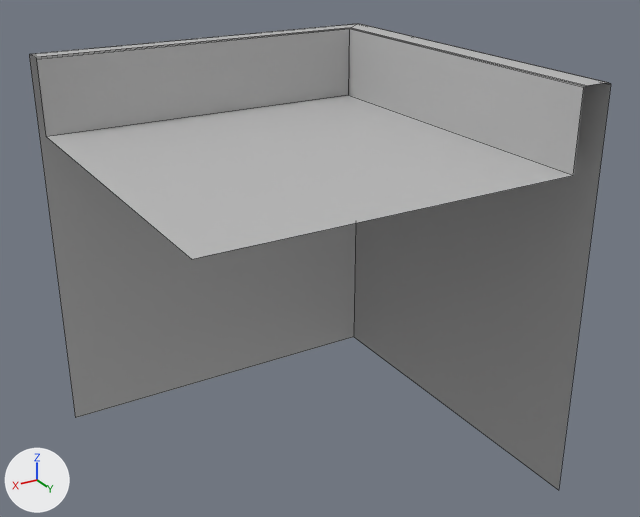
Renders of the FBX model Assets/Meshes/roof_corner_2.fbx from each side of a commit.
Rendered twice from a 50 mm camera at (0.00984, 0.01696, 0.00868) aimed at (0.00001, 0.00058, 0.00049). The lights are fixed; the arrows at lower left show +X, +Y and +Z. Mesh edges are drawn as thin lines. Where no turn or scale is listed for an object, it has been applied to the vertices.

Before the edit, the objects in view are built like this:
```python
me_mesh = bpy.data.meshes.new('Mesh')
me_mesh.from_pydata(...)  # 31 vertices, 19 faces; spans x -0.004..0.005, y -0.004..0.005, z -0.0048..0.005
me_mesh.materials.append(mat_lambert1)  # grey #bcbcbc
# before: 0 (-0.00325, -0.00332, 0.00321) at pixel (348, 95), 1 (0.005, -0.00332, 0.00321) at pixel (46, 136), 2 (0.005, 0.005, 0.00321) at pixel (191, 259), 28 (-0.004, -0.004, -0.0048) at pixel (353, 336), 29 (-0.004, 0.005, -0.0048) at pixel (558, 490)
# before: 30 (0.005, -0.004, -0.0048) at pixel (75, 417)
ob_roof_corner_2 = bpy.data.objects.new('roof_corner_2', me_mesh)
ob_roof_corner_2.location = (0.0, 0.0, 0.0)
```
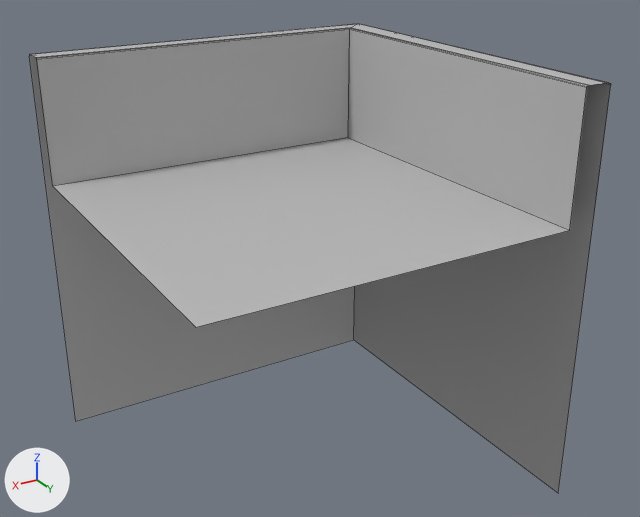
The newer file is also turned or shifted as a whole; pictures and numbers use the older file's frame.

Changed parts and their boxes (x1, y1, x2, y2) in the pictures (640 x 517 px):
'roof_corner_2', reshaped: before (29, 24, 611, 490); after (29, 24, 611, 493)

The change, as a list of edits to the scene's bpy script:
```text
Change me_mesh:
    where me_mesh.from_pydata(...)  # 31 vertices, 19 faces; spans x -0.004..0.005, y -0.004..0.005, z -0.0048..0.005
    used by ob_roof_corner_2; location = (0.0, 0.0, 0.0)
    me_mesh part 1
    add for i in [0, 1, 2]: me_mesh.vertices[i].co += Vector((0.0, 0.0, -0.0012))
    add for i in [28, 29, 30]: me_mesh.vertices[i].co += Vector((0.0, 0.0, -0.0001))
    me_mesh.vertices[3].co: (-0.00325, 0.005, 0.00321) -> (-0.00333, 0.005, 0.00201)  # pixel (573, 175) -> pixel (569, 230)
    me_mesh.vertices[4].co: (-0.00325, 0.005, 0.00497) -> (-0.00333, 0.005, 0.00496)  # pixel (583, 87) -> pixel (586, 87)
    me_mesh.vertices[7].co: (-0.00326, 0.005, 0.00498) -> (-0.00333, 0.005, 0.00498)  # pixel (584, 86) -> pixel (586, 86)
    me_mesh.vertices[10].co: (-0.00328, 0.005, 0.005) -> (-0.00336, 0.005, 0.00499)  # pixel (585, 86) -> pixel (588, 85)
    me_mesh.vertices[13].co: (-0.00332, 0.005, 0.005) -> (-0.00339, 0.005, 0.005)  # pixel (586, 85) -> pixel (589, 85)
    me_mesh.vertices[16].co: (-0.00387, 0.005, 0.005) -> (-0.00386, 0.005, 0.00499)  # pixel (606, 82) -> pixel (606, 83)
    me_mesh.vertices[18].co: (0.005, -0.00387, 0.005) -> (0.005, -0.00386, 0.00499)  # pixel (30, 54)
```
